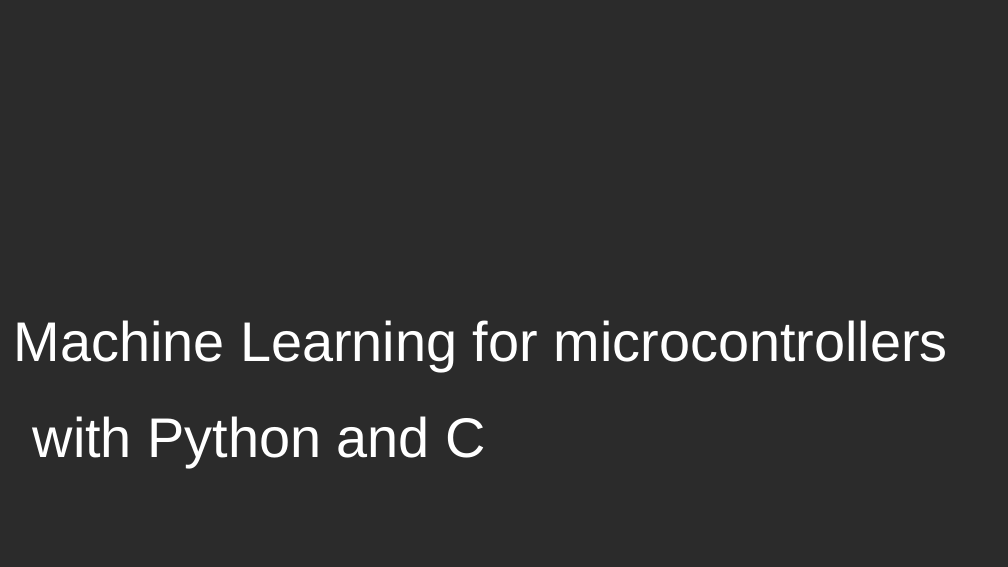
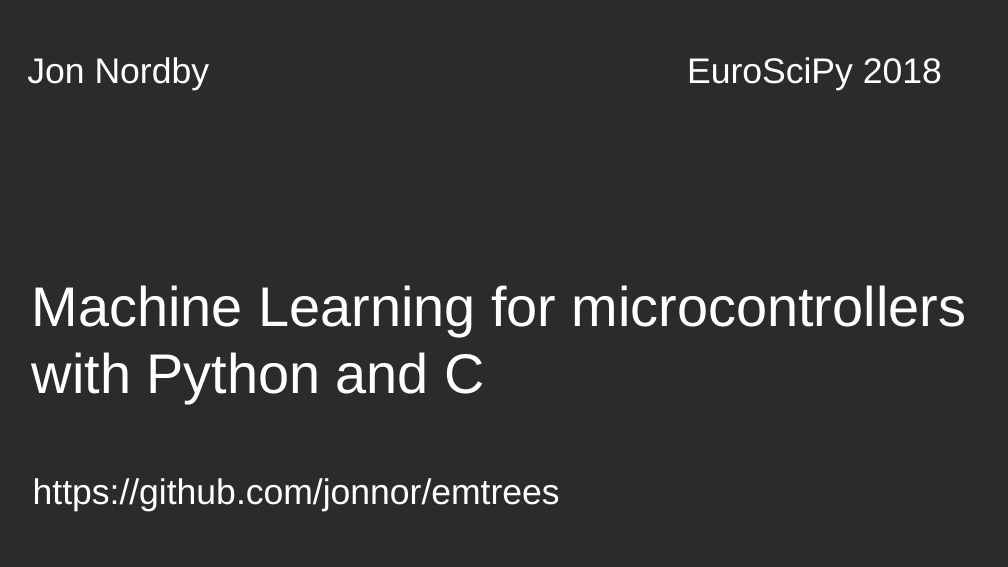
Before and after one commit to jonnor/embeddedml, a slide deck: slide 1 of doc/euroscipy2018/slides.odp. Drawn at 1008x567 pixels with LibreOffice and Linux fonts; fonts in the diff are those of the drawing; background and template pictures are left out; a plain dark background stands for a picture behind light text. Boxes give left, top, right and bottom in pixels: in the first picture for what was removed or moved away, otherwise in the second. Text is boxed around its words. In the diff, an @@ line names an element or a change of style, - is before the commit and + after.

Commit message:
euroscipy2018: Text slides done

```diff
--- a/doc/euroscipy2018/slides.odp
+++ b/doc/euroscipy2018/slides.odp
@@ title added at <box>27,57,210,91</box>, 28 pt, text #FFFFFF @@
+Jon Nordby
@@ title added at <box>687,57,942,91</box>, 28 pt, text #FFFFFF @@
+EuroSciPy 2018
@@ title at <box>32,285,966,402</box>: text changed @@
-Machine Learning for microcontrollers
+Machine Learning for microcontrollers
+with Python and C
@@ title removed at <box>33,416,485,467</box> @@
-with Python and C
@@ title added at <box>33,478,560,511</box>, 28 pt, text #FFFFFF @@
+https://github.com/jonnor/emtrees
```
Also in this commit, not shown: 1 other slide changed, 22 slides added, 2 slides removed, 1 other file.
